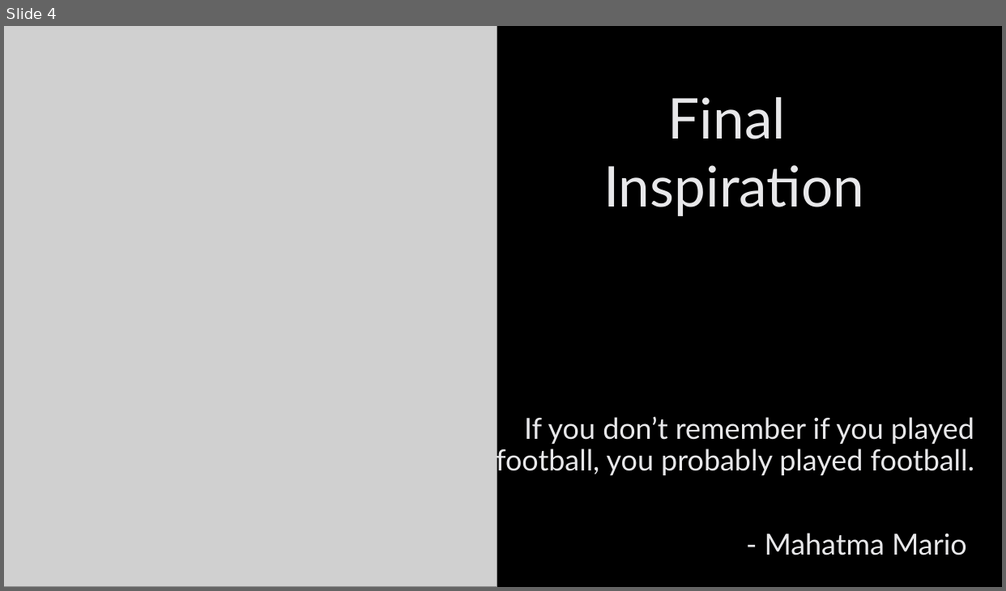
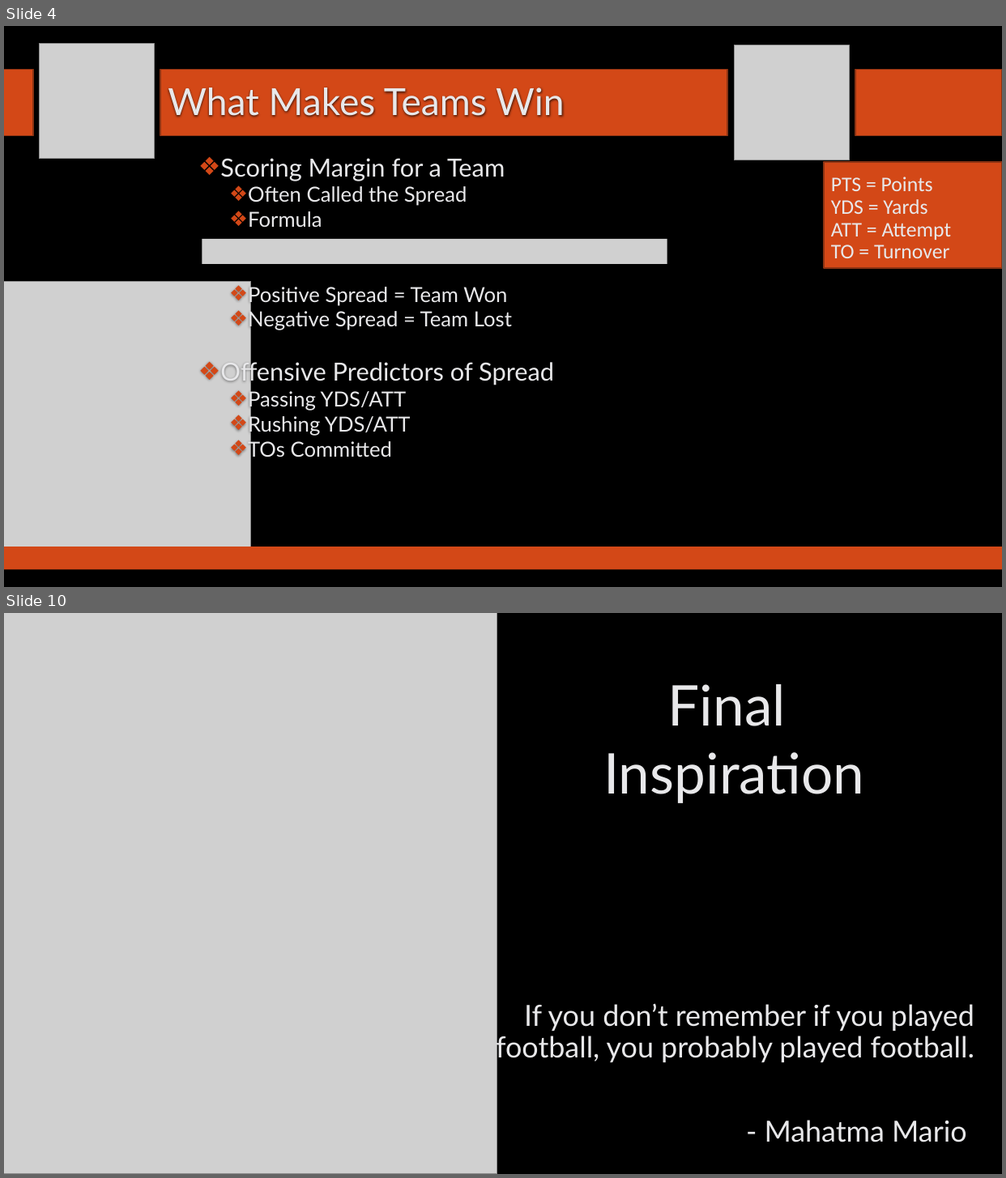
Before and after one commit to SuperMarioGiacomazzo/STOR390_WEBSITE, a slide deck: Slides/Football 1/Footballl_1_Lecture.pptx. Shown one above the other, each under a label of ours: slide 4 before the commit, slides 4 and 10 after it; the slides between them are not shown. The pictures are 1006x591 and 1006x1178 pixels, drawn with LibreOffice and Linux fonts; fonts in the diff are those of the drawing; grey boxes stand for pictures; background and template pictures are left out. Boxes give left, top, right and bottom in pixels: in the first picture for what was removed or moved away, otherwise in the second. Text is boxed around its words. In the diff, an @@ line names an element or a change of style, - is before the commit and + after.

```diff
--- a/Slides/Football 1/Footballl_1_Lecture.pptx
+++ b/Slides/Football 1/Footballl_1_Lecture.pptx
@@ slide 4 added at box(4, 26, 1002, 587), background picture (left out) @@
@@ picture added at box(39, 43, 155, 159) @@
@@ picture added at box(734, 45, 849, 160) @@
@@ rectangle added at box(4, 70, 33, 136), fill #D34817, outline #8B3314 1.25 pt @@
@@ rectangle added at box(160, 70, 728, 136), fill #D34817, outline #8B3314 1.25 pt @@
@@ rectangle added at box(856, 70, 1002, 136), fill #D34817, outline #8B3314 1.25 pt @@
@@ title added at box(168, 88, 565, 118), 36 pt, text #E8E8EA @@
+What Makes Teams Win
@@ text added at box(220, 158, 554, 461), 20 pt, text #E8E8EA @@
+❖ Scoring Margin for a Team
+  ❖ Often Called the Spread
+  ❖ Formula
+  ❖ Positive Spread = Team Won
+  ❖ Negative Spread = Team Lost
+❖ Offensive Predictors of Spread
+  ❖ Passing YDS/ATT
+  ❖ Rushing YDS/ATT
+  ❖ TOs Committed
@@ rectangle added at box(824, 162, 1002, 268), fill #D34817, outline #8B3314 1.25 pt @@
@@ text added at box(831, 177, 952, 258), 20 pt, text #E8E8EA @@
+    PTS = Points
+    YDS = Yards
+    ATT = Attempt
+    TO = Turnover
@@ picture added at box(202, 238, 668, 264) @@
@@ picture added at box(4, 281, 251, 548) @@
@@ rectangle added at box(4, 547, 1002, 570), fill #D34817 @@
@@ what was slide 4 is now slide 10 @@
```
Also in this commit, not shown: 1 slide changed, 5 other slides added, 5 other files.
